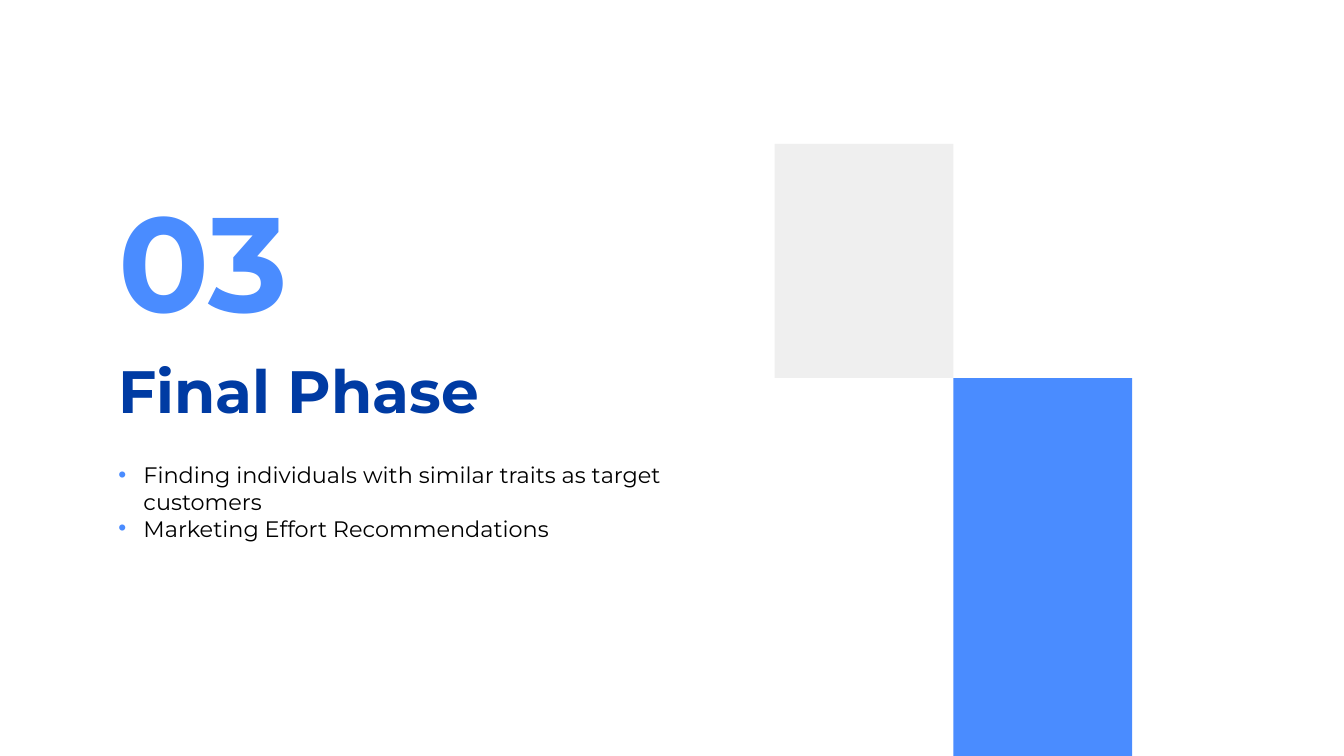
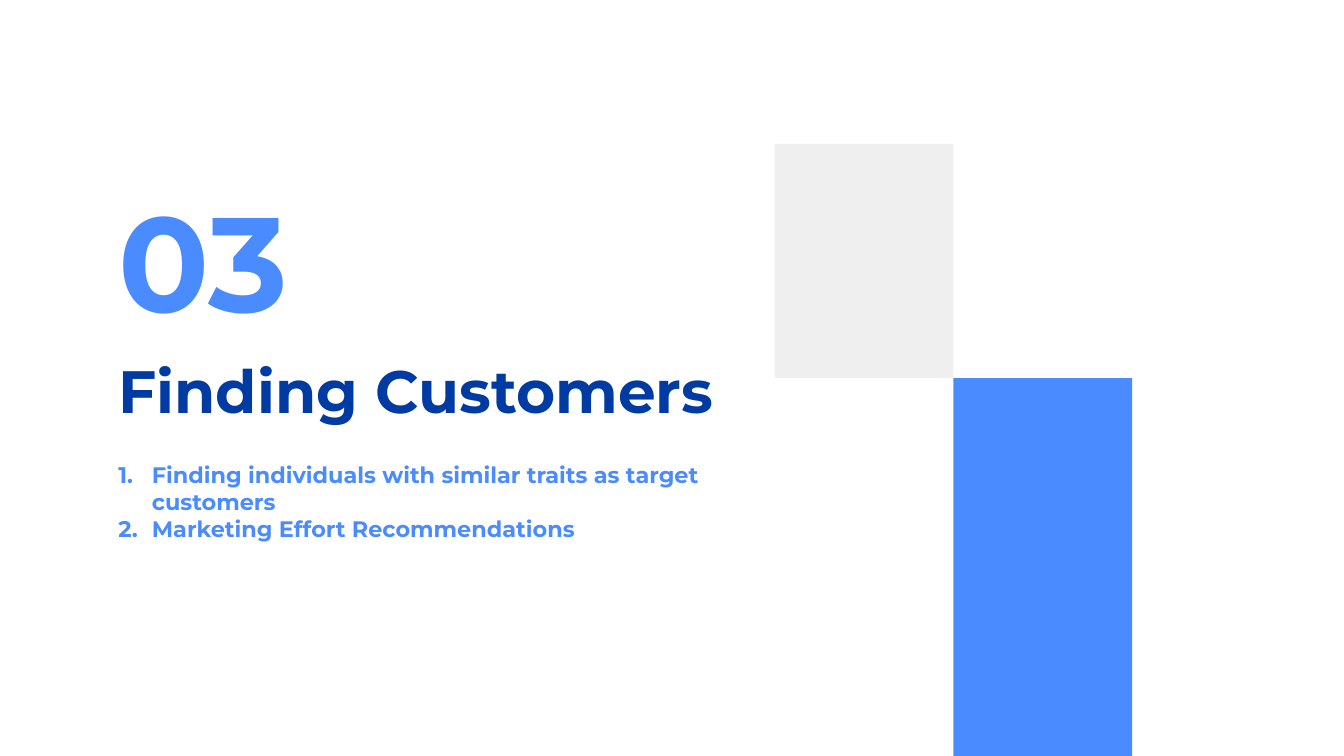
Before and after one commit to anjalihansda16/Customer-Segmentation, a slide deck: slide 23 of ppt/Customer Segmentation.pptx (slide 22 before the commit). Drawn at 1344x756 pixels with LibreOffice and Linux fonts; fonts in the diff are those of the drawing. Boxes give left, top, right and bottom in pixels: in the first picture for what was removed or moved away, otherwise in the second. Text is boxed around its words. In the diff, an @@ line names an element or a change of style, - is before the commit and + after.

```diff
--- a/ppt/Customer Segmentation.pptx
+++ b/ppt/Customer Segmentation.pptx
@@ title at bbox=[118, 366, 714, 425]: text changed @@
-Final Phase
+Finding Customers
@@ subtitle "Finding individuals with similar traits ..." at bbox=[152, 465, 699, 542]: text colour #000000 to #4A8CFF, bold on; bullet • to 1. @@
```
Also in this commit, not shown: 12 other slides changed, 1 slide added.
